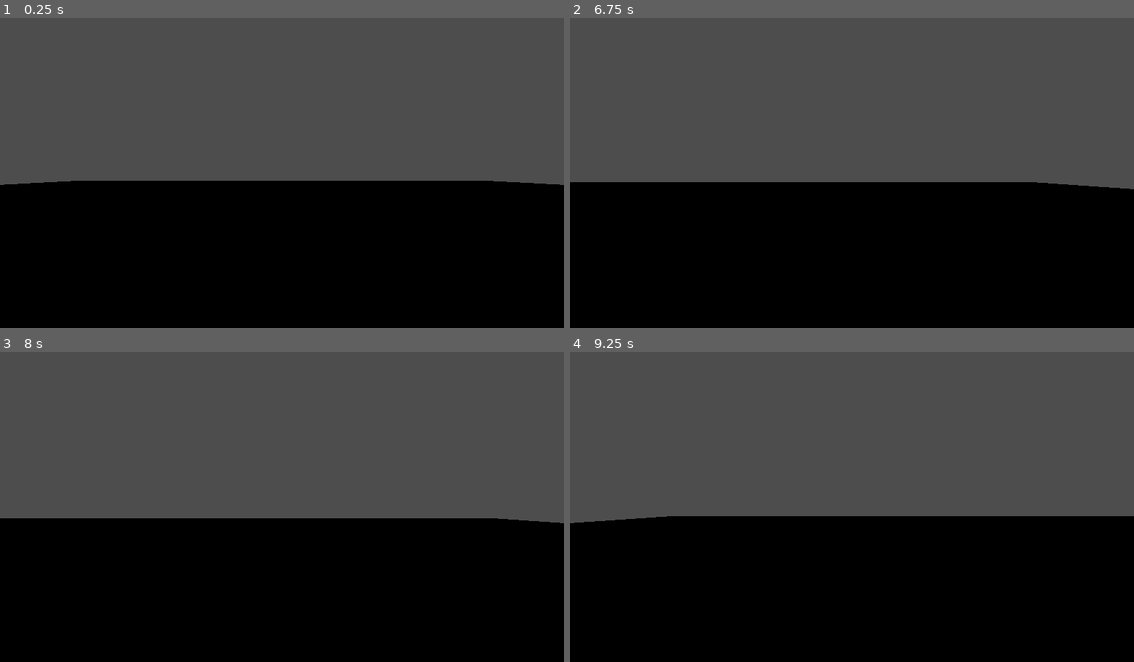
Above: before the commit, frames 1-4 (two rows, left to right).
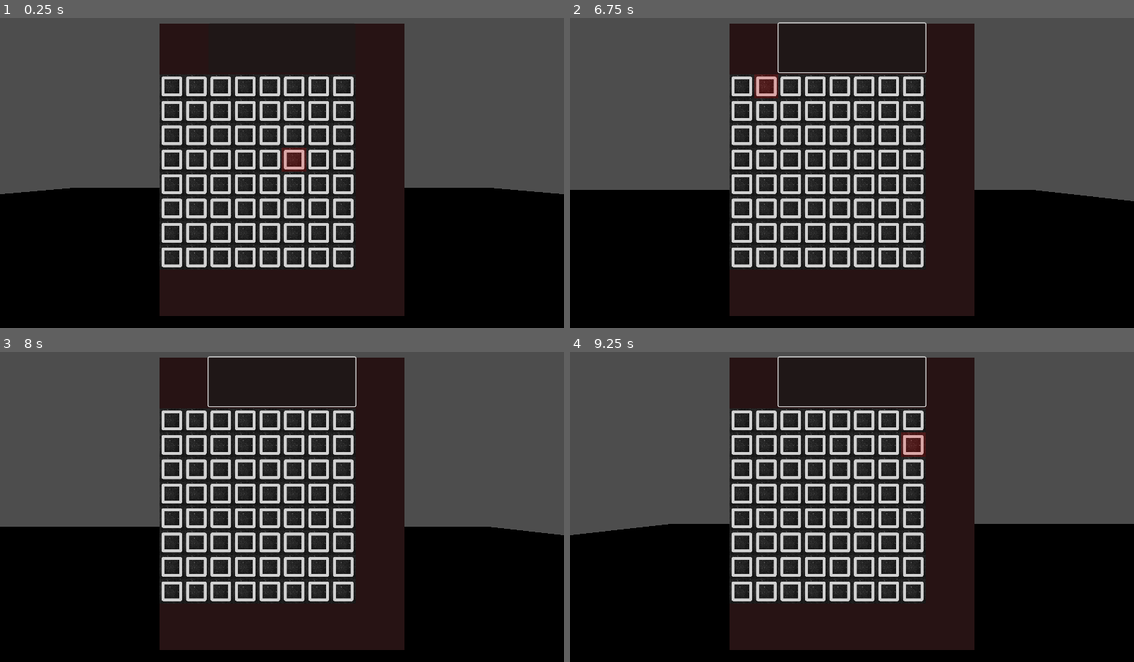
Above: after the commit, the same moments.

Repository: Helheimr1711/take-my-papers--please-
Game: Godot game, scene res://scenes/main.tscn
Two runs of this game, one before a commit and one after it. Both use one fixed random seed, a clock stepped at 60 frames per second and the inputs below.
Inputs (mouse positions are in pixels of both pictures, inside the frame that each line leads up to):
- Up to frame 1 (0.25 s): no input
- Up to frame 2 (6.75 s): click (852, 49) at 0.52 s; tap Enter at 1.25, 2.75, 4.25 s; move the mouse to (976, 154) at 1.27 s; hold D (move_right) 1.28-2.03 s; tap Space at 2, 3.5, 5 s; move the mouse to (739, 185) at 2.02 s; hold S (move_back) 2.03-2.78 s; move the mouse to (908, 101) at 2.77 s; hold D (move_right) 2.78-3.53 s; move the mouse to (823, 231) at 3.52 s; hold W (move_forward) 3.53-4.28 s; move the mouse to (1021, 216) at 4.27 s; hold A (move_left) 4.28-5.78 s; move the mouse to (682, 123) at 5.02 s; move the mouse to (880, 169) at 5.77 s; hold S (move_back) 5.78-6.53 s; move the mouse to (767, 89) at 6.52 s; hold D (move_right) from 6.53 s (still down)
- Up to frame 3 (8 s): move the mouse to (406, 488) at 7.27 s; release D (move_right) at 7.28 s; hold W (move_forward) from 7.28 s (still down)
- Up to frame 4 (9.25 s): move the mouse to (739, 519) at 8.02 s; release W (move_forward) at 8.03 s; hold D (move_right) 8.03-8.78 s; move the mouse to (908, 435) at 8.77 s; hold S (move_back) from 8.78 s (still down)

The runs differ from the first frame. In frame 1, 41% of the frame differs, in the area x 0-100%, y 1-97%; in frame 2, 41%; in frame 3, 41%; in frame 4, 41%.

Commit message:
Basic UI, setup.

Diff:
--- /dev/null
+++ b/scenes/inventory.tscn
@@ -0,0 +1,54 @@
+[gd_scene load_steps=2 format=3 uid="uid://dmyem2xhrhsxj"]
+
+[ext_resource type="Script" uid="uid://bdrywnplo1hpf" path="res://scripts/inventory.gd" id="1_qw0r6"]
+
+[node name="Inventory" type="Control"]
+layout_mode = 3
+anchors_preset = 15
+anchor_right = 1.0
+anchor_bottom = 1.0
+grow_horizontal = 2
+grow_vertical = 2
+script = ExtResource("1_qw0r6")
+
+[node name="ColorRect" type="ColorRect" parent="."]
+layout_mode = 1
+anchors_preset = 8
+anchor_left = 0.5
+anchor_top = 0.5
+anchor_right = 0.5
+anchor_bottom = 0.5
+offset_left = -250.0
+offset_top = -300.0
+offset_right = 250.0
+offset_bottom = 300.0
+grow_horizontal = 2
+grow_vertical = 2
+color = Color(0.153263, 0.074343, 0.0774353, 1)
+
+[node name="MarginContainer" type="MarginContainer" parent="ColorRect"]
+layout_mode = 1
+anchors_preset = 15
+anchor_right = 1.0
+anchor_bottom = 1.0
+grow_horizontal = 2
+grow_vertical = 2
+
+[node name="VBoxContainer" type="VBoxContainer" parent="ColorRect/MarginContainer"]
+layout_mode = 2
+
+[node name="Header" type="HBoxContainer" parent="ColorRect/MarginContainer/VBoxContainer"]
+layout_mode = 2
+
+[node name="Button" type="Button" parent="ColorRect/MarginContainer/VBoxContainer/Header"]
+custom_minimum_size = Vector2(300, 100)
+layout_mode = 2
+size_flags_horizontal = 6
+size_flags_vertical = 4
+
+[node name="GridContainer" type="GridContainer" parent="ColorRect/MarginContainer/VBoxContainer"]
+layout_mode = 2
+size_flags_vertical = 3
+theme_override_constants/h_separation = 0
+theme_override_constants/v_separation = 0
+columns = 8
--- a/scenes/main.tscn
+++ b/scenes/main.tscn
@@ -1,6 +1,7 @@
-[gd_scene load_steps=4 format=3 uid="uid://dwumqvdo2a5h"]
+[gd_scene load_steps=5 format=3 uid="uid://dwumqvdo2a5h"]
 
 [ext_resource type="PackedScene" uid="uid://sadjqmtinb1t" path="res://scenes/player.tscn" id="1_o5qli"]
+[ext_resource type="PackedScene" uid="uid://dmyem2xhrhsxj" path="res://scenes/inventory.tscn" id="2_0wfyh"]
 
 [sub_resource type="BoxShape3D" id="BoxShape3D_sgp6g"]
 size = Vector3(60, 2, 60)
@@ -25,3 +26,5 @@
 
 [node name="Player" parent="." instance=ExtResource("1_o5qli")]
 transform = Transform3D(1, 0, 0, 0, 1, 0, 0, 0, 1, 0, 1, 0)
+
+[node name="Inventory" parent="." instance=ExtResource("2_0wfyh")]
--- a/scenes/player.tscn
+++ b/scenes/player.tscn
@@ -19,6 +19,6 @@
 shape = SubResource("CapsuleShape3D_u8vuu")
 
 [node name="CameraRig" type="Node3D" parent="."]
-transform = Transform3D(1, 0, 0, 0, 1, 0, 0, 0, 1, 0, -0.4, 0)
+transform = Transform3D(1, 0, 0, 0, 1, 0, 0, 0, 1, 0, 0.6, 0)
 
 [node name="Camera3D" type="Camera3D" parent="CameraRig"]
--- /dev/null
+++ b/scenes/slot.tscn
@@ -0,0 +1,19 @@
+[gd_scene load_steps=3 format=3 uid="uid://ddqxw5klh4guc"]
+
+[ext_resource type="Texture2D" uid="uid://dd3ppdnkci0bj" path="res://test_inventory_assets/inventory_texture.png" id="1_4v6ba"]
+[ext_resource type="Script" uid="uid://b6l0dqo4y50mg" path="res://scripts/slot.gd" id="2_ic0fu"]
+
+[node name="Slot" type="TextureRect"]
+custom_minimum_size = Vector2(50, 50)
+texture = ExtResource("1_4v6ba")
+expand_mode = 1
+script = ExtResource("2_ic0fu")
+
+[node name="StatusFilter" type="ColorRect" parent="."]
+layout_mode = 1
+anchors_preset = 15
+anchor_right = 1.0
+anchor_bottom = 1.0
+grow_horizontal = 2
+grow_vertical = 2
+color = Color(1, 1, 1, 0)
--- /dev/null
+++ b/scripts/inventory.gd
@@ -0,0 +1,29 @@
+extends Control
+
+@onready var slot_scene = preload("res://scenes/slot.tscn")
+@onready var grid_container = $ColorRect/MarginContainer/VBoxContainer/GridContainer
+
+var grid_array := []
+
+func _ready() -> void:
+	for i in range(64):
+		create_slot()
+
+
+
+
+
+
+
+func create_slot():
+	var new_slot = slot_scene.instantiate()
+	new_slot.slot_id = grid_array.size()
+	grid_container.add_child(new_slot)
+	grid_array.push_back(new_slot)
+	new_slot.slot_entered.connect(_on_slot_mouse_entered)
+	new_slot.slot_exited.connect(_on_slot_mouse_exited)
+
+func _on_slot_mouse_entered(a_Slot):
+	a_Slot.set_color(a_Slot.States.TAKEN)
+func _on_slot_mouse_exited(a_Slot):
+	a_Slot.set_color(a_Slot.States.DEFAULT )
--- /dev/null
+++ b/scripts/slot.gd
@@ -0,0 +1,32 @@
+extends TextureRect
+
+signal slot_entered(slot)
+signal slot_exited(slot)
+
+@onready var filter = $StatusFilter
+
+var slot_id
+var is_hoovering := false
+enum States {DEFAULT, TAKEN, FREE}
+var state := States.DEFAULT
+var item_stored = null
+
+
+func set_color(a_state = States.DEFAULT) -> void:
+	match a_state:
+		States.DEFAULT:
+			filter.color = Color(Color.WHITE, 0.0)
+		States.TAKEN:
+			filter.color = Color(Color.RED, 0.2)
+		States.FREE:
+			filter.color = Color(Color.GREEN, 0.2)
+
+func _process(delta: float) -> void:
+	if get_global_rect().has_point(get_global_mouse_position()):
+		if not is_hoovering:
+			is_hoovering = true
+			emit_signal("slot_entered",self)
+	else:
+		if is_hoovering:
+			is_hoovering = false
+			emit_signal("slot_exited", self)
Not shown, added: scripts/inventory.gd.uid
Not shown, added: scripts/slot.gd.uid
Not shown, added: test_inventory_assets/Item1.png.import
Not shown, added: test_inventory_assets/Item2.png.import
Not shown, added: test_inventory_assets/Item3.png.import
Not shown, added: test_inventory_assets/Item4.png.import
Binary file added: test_inventory_assets/inventory_texture.png
Not shown, added: test_inventory_assets/inventory_texture.png.import
Not shown, added: test_inventory_assets/inventory_texture.png~
